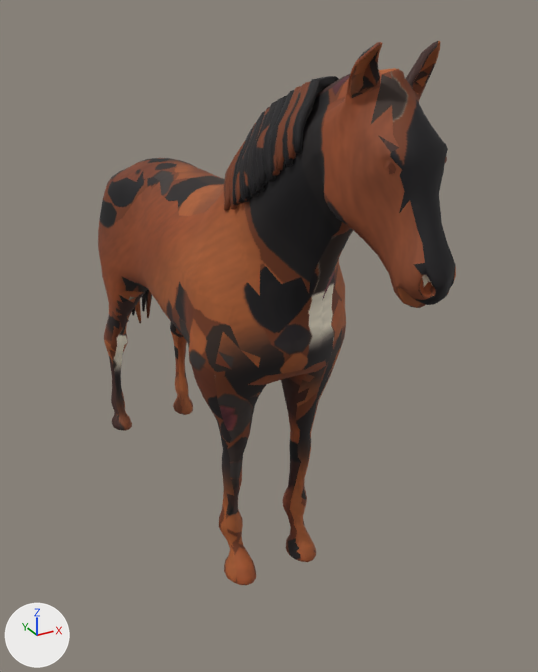
A saved change to the glTF model kingdom/assets/generated/horses/horse_riding.glb.
One viewpoint serves both versions: a 50 mm camera at (-1.2, -2.78, 2.1) aimed at (0.12, -0.39, 0.9). The axes (+X, +Y, +Z) are drawn at lower left. The lights are the same throughout. The picture after the commit comes second. Objects named as collision shapes, trigger or cutter boxes, shadow casters or lower levels of detail are left out. Vertices at exactly the same position are counted once.

In view in the first picture: 'Horse_LOD0'.
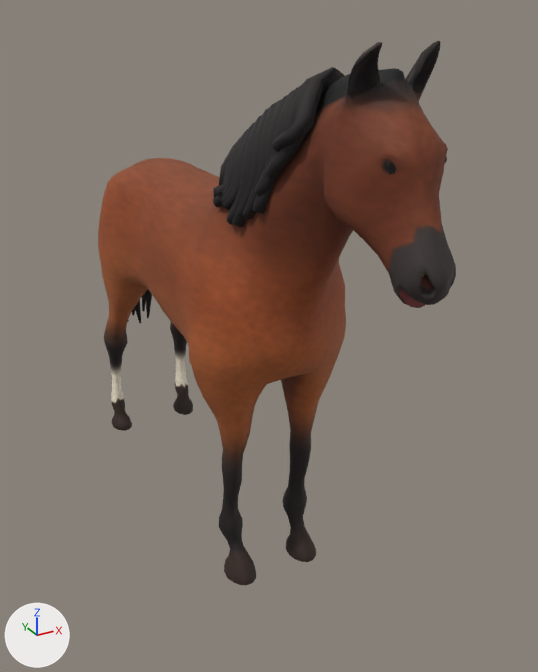
Location of each change, (x1, y1, x2, y2) in pixels of the pictures (538 x 672 px; the box of a moved part takes in the faces that stretch with it):
```json
{"part": 1, "of": "me_horse_lod0_001", "change": "added", "after": [213, 144, 237, 198]}
{"part": 2, "of": "me_horse_lod0_001", "change": "moved or reshaped", "before": [224, 76, 339, 211], "after": [213, 67, 345, 227]}
{"part": 3, "of": "me_horse_lod0_001", "change": "surface changed", "before": [98, 41, 456, 585], "after": [98, 41, 456, 585]}
```

Edits to the scene script, one JSON object a line:
```json
{"block": "me_horse_lod0_001", "where": "# used by ob_horse_lod0; location = (0.0, 0.0, 0.0)"}
{"op": "remove", "block": "me_horse_lod0_001", "code": "me_horse_lod0_001.from_pydata(...)  # 3864 vertices, 7624 faces; spans x -0.3..0.3, y -1.5..0.97, z 0.0..2.03"}
{"op": "add", "block": "me_horse_lod0_001", "code": "me_horse_lod0_001.from_pydata(...)  # 4040 vertices, 7984 faces; spans x -0.3..0.3, y -1.5..0.97, z 0.0..2.03"}
{"block": "me_horse_lod0_001", "change": "me_horse_lod0_001 part 1: a new loose piece of 62 vertices spanning x -0.2..0.07, y -0.67..-0.48, z 1.53..1.74, in mat_horse_coat (picture img_horse_coat_bay)"}
{"block": "me_horse_lod0_001", "change": "me_horse_lod0_001 part 2: 319 vertices moved from x -0.17..0.07, y -1.02..-0.5, z 1.51..1.93 to x -0.2..0.07, y -1.05..-0.52, z 1.47..1.95; 288 vertices removed from x -0.18..0.07, y -1.02..-0.52, z 1.5..1.92; 402 vertices added at x -0.2..0.07, y -1.02..-0.49, z 1.48..1.93"}
{"block": "me_horse_lod0_001", "change": "me_horse_lod0_001 part 3: 6531 kept faces spanning x -0.3..0.3, y -1.5..0.97, z 0.0..2.03 get new texture (UV) coordinates"}
```
